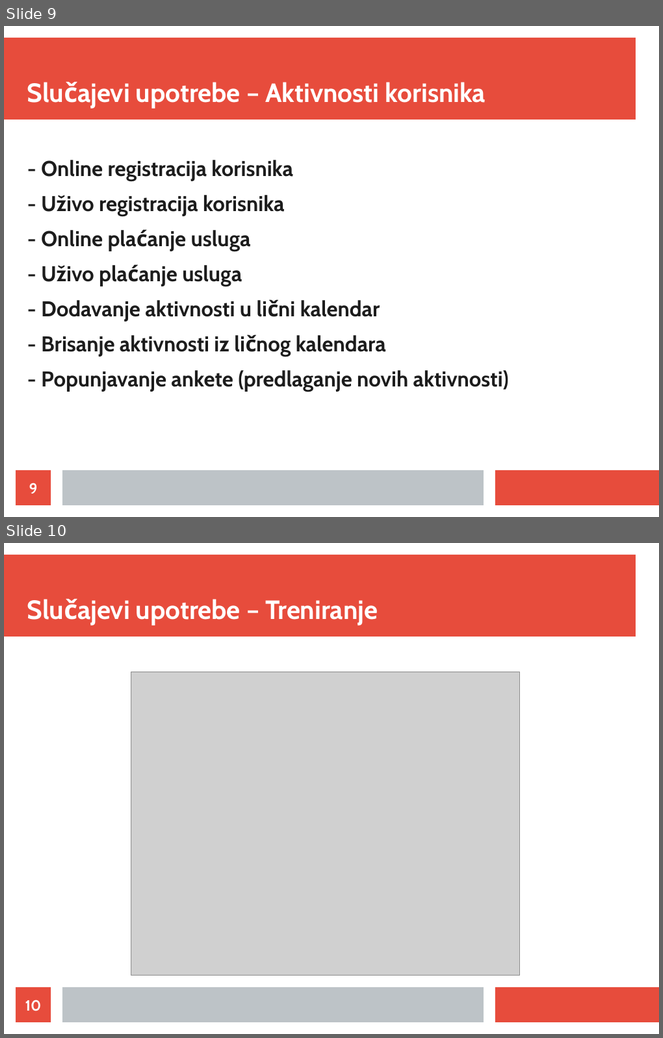
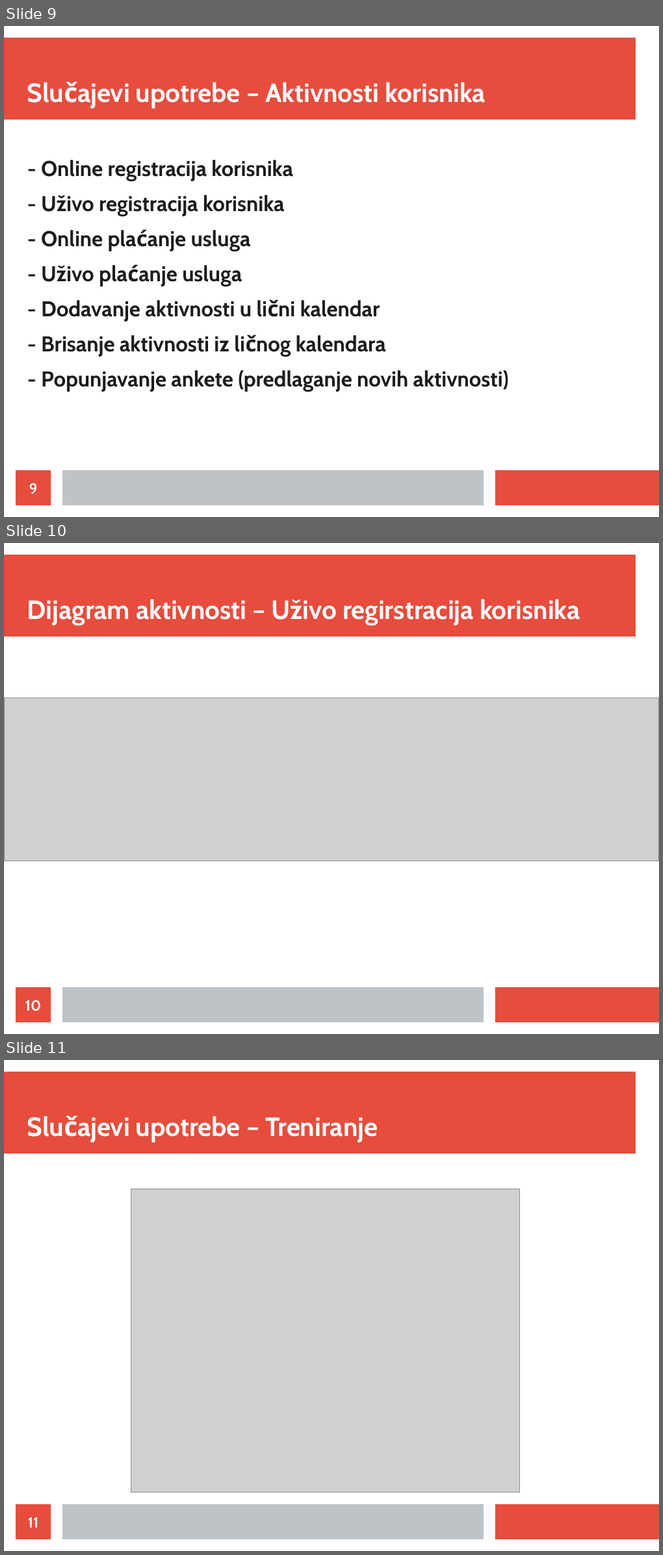
Before and after one commit to ivan-ristovic/sports-club, a slide deck: Prezentacija.odp. Shown one above the other, each under a label of ours: slides 9 and 10 before the commit, slides 9, 10 and 11 after it. The pictures are 663x1038 and 663x1555 pixels, drawn with LibreOffice and Linux fonts; fonts in the diff are those of the drawing; grey boxes stand for pictures. Boxes give left, top, right and bottom in pixels: in the first picture for what was removed or moved away, otherwise in the second. Text is boxed around its words. In the diff, an @@ line names an element or a change of style, - is before the commit and + after.

```diff
--- a/Prezentacija.odp
+++ b/Prezentacija.odp
@@ slide 10 added at box(4, 543, 659, 1034), background #FFFFFF; not listed: 3 template elements that a slide beside it also shows @@
@@ title added at box(27, 599, 581, 626), 32 pt, text #FFFFFF, bold @@
+Dijagram aktivnosti – Uživo regirstracija korisnika
@@ picture added at box(4, 698, 659, 861) @@
@@ page number added at box(16, 988, 51, 1023), fill #E74C3C, 18 pt, text #FFFFFF, bold @@
+10
@@ what was slide 10 is now slide 11 @@
@@ page number at box(28, 1518, 39, 1528): text changed @@
-10
+11
```
Also in this commit, not shown: 5 slides changed, 4 other slides added, 2 slides removed.
